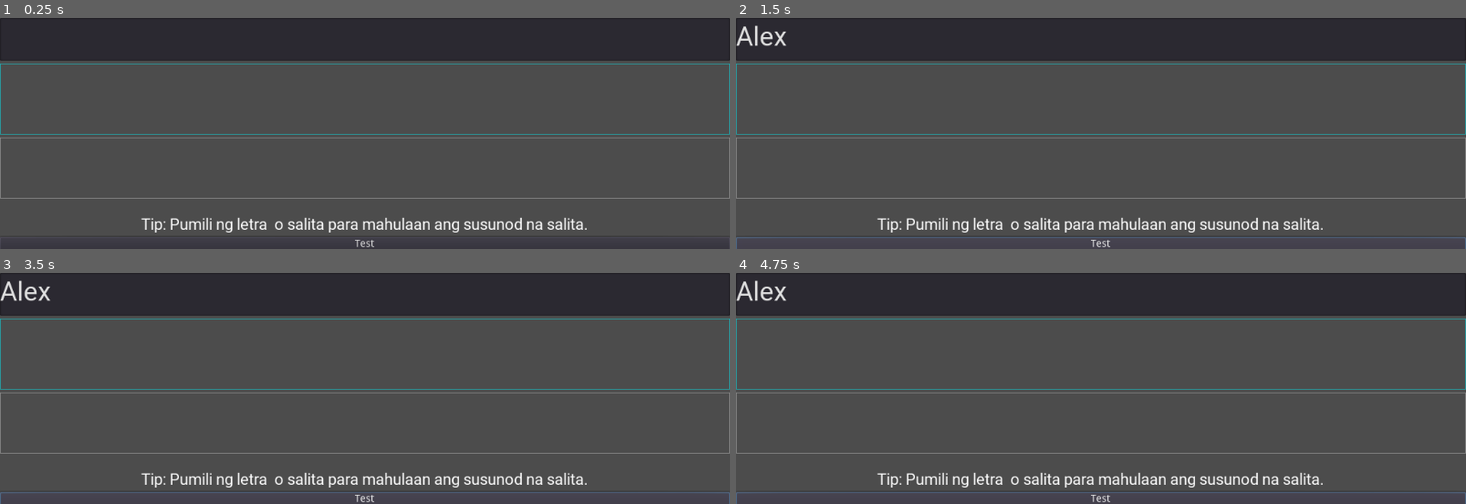
Above: before the commit, frames 1-4 (two rows, left to right).
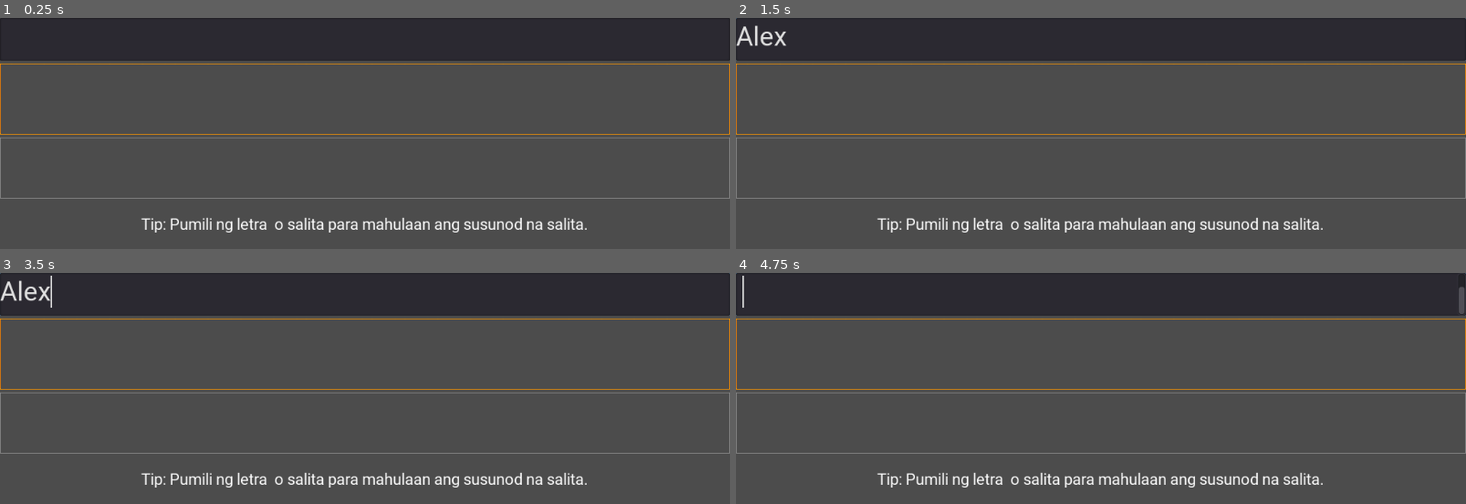
Above: after the commit, the same moments.

Repository: mjsolidarios/sulaisip
Game: Godot game, scene res://Main.tscn
The game is run twice, just before and just after one commit, with the same random seed, the same clock (stepped at 60 frames per second) and the same inputs.
Inputs (mouse positions are in pixels of both pictures, inside the frame that each line leads up to):
- Up to frame 1 (0.25 s): no input
- Up to frame 2 (1.5 s): click (1101, 38) at 0.52 s; type "Alex" at 0.6 s; click (1101, 244) at 1.25 s, where only the run before the commit has a clickable "Test"
- Up to frame 3 (3.5 s): click (365, 499) at 2 s, where only the run before the commit has a clickable "Test"; click (365, 499) at 2.75 s, where only the run before the commit has a clickable "Test"
- Up to frame 4 (4.75 s): tap Enter at 3.5 s; tap Space at 4.25 s

The runs differ from the first frame. In frame 1, 0.9% of the frame differs, in the area x 0-100%, y 19-100%; in frame 2, 1.3%; in frame 3, 1.4%; in frame 4, 1.7%, in the area x 0-100%, y 0-100%.
Error before the commit: Trying to assign value of type 'Nil' to a variable of type 'Dictionary'. (res://Main.gd:160)
Error after the commit: Trying to assign value of type 'Nil' to a variable of type 'Dictionary'. (res://Main.gd:176)

Commit message:
Updated functionality

Diff:
--- a/app/Main.gd
+++ b/app/Main.gd
@@ -10,6 +10,7 @@
 var query := {}
 var current_page = 0
 var next_characters:String = ""
+var thread
 
 export var websocket_url = "ws://127.0.0.1:1880/data"
 var _wsclient = WebSocketClient.new()
@@ -28,6 +29,8 @@
 onready var char_grid = button_char_keys_node
 
 var timer_started = false
+var timer_pressed_started = false
+var active_direction = "right"
 
 func _array_to_string(arr: Array) -> String:
 	var s = ""
@@ -52,8 +55,8 @@
 		current_page-=1
 	_populate_character_grid()
 
-func _moveto_next_button(direction="left"):
-	if direction=="left":
+func _moveto_next_button():
+	if active_direction=="left":
 		if active_group == "top":
 			active_button_top_index -= 1
 		else:
@@ -63,6 +66,13 @@
 			active_button_top_index += 1
 		else:
 			active_button_bottom_grid_index += 1
+
+	if active_button_top_index > 4:
+		active_button_top_index = 0
+	if active_button_bottom_grid_index > 7:
+		active_button_bottom_grid_index = 0
+
+	# print(active_button_top_index, ",", active_button_bottom_grid_index)
 
 
 func _del_char():
@@ -142,7 +152,13 @@
 		_create_control_button("next")
 		_create_control_button("del")
 
+func _python_server():
+	OS.execute("run_server.bat", [], false)
+
 func _ready():
+
+	thread = Thread.new()
+	thread.start(self, "_python_server")
 
 	_wsclient.connect("connection_closed", self, "_wsclosed")
 	_wsclient.connect("connection_error", self, "_wserror")
@@ -163,6 +179,8 @@
 	print(_wsclient)
 	# websocket
 
+func _exit_tree():
+	thread.wait_to_finish()
 
 func _input(event):
 	pass
@@ -214,22 +232,72 @@
 
 	var data = _wsclient.get_peer(1).get_packet().get_string_from_utf8()
 	var parsed_data = data.replace("[", "").replace("]", "").split(",")
-	var neutral = parsed_data[0].to_int()
-	var smile = parsed_data[1].to_int()
-	var left = parsed_data[2].to_int()
-	var right = parsed_data[3].to_int()
-	var push = parsed_data[4].to_int()
-	var pull = parsed_data[5].to_int()
-
-	if !timer_started:
-		$Timer.start()
-		timer_started = true
-	if smile > 50:
-		$Timer.start()
+#	var neutral = parsed_data[0].to_int()
+#	var smile = parsed_data[1].to_int()
+#	var left = parsed_data[2].to_int()
+#	var right = parsed_data[3].to_int()
+#	var push = parsed_data[4].to_int()
+#	var pull = parsed_data[5].to_int()
+
+	var blink = parsed_data[0].to_float()
+	var left = parsed_data[1].to_float()
+	var right = parsed_data[2].to_float()
+	var aX = abs(parsed_data[3].to_float())
+	var aY = abs(parsed_data[4].to_float())
+	var aZ = abs(parsed_data[5].to_float())
+
+	print("left: "+str(left),"|","right: "+str(right))
+
+#	if !timer_started:
+#		$Timer.start()
+#		timer_started = true
+
+#	if (left != 0 and !(left > 100)):
+#		print("left: "+str(left)) # move_right
+#		active_direction = "right"
+#		if !timer_started:
+#			$Timer.start()
+#	if (right != 0 and !(right > 100)):
+#		#print("right: "+str(right)) # move_left
+#		active_direction = "left"
+#		if !timer_started:
+#			$Timer.start()
+	if left > 0:
+		active_direction = "left"
+		if !timer_started:
+			$Timer.start()
+			timer_started = true
+	if right > 0:
+		active_direction = "right"
+		if !timer_started:
+			$Timer.start()
+			timer_started = true
+
+	if blink != 0 and blink == 100:
+		if !timer_pressed_started:
+			$TimerPressButton.start()
+			timer_pressed_started = true
+		blink = 0
+
+	var pitch = abs(atan2(-aX, aZ) * 180 / PI )
+	var roll = abs(atan2(-aY, aZ) * 180 / PI)
+	var pitch_to_rad = deg2rad(pitch)
+	var roll_to_rad = deg2rad(roll)
+	# print("pitch:"+str(pitch), " | roll:"+str(roll))
+
+#	if pitch < 50 and pitch > 30:
+#		active_group = "top"
+#	if pitch > 70:
+#		active_group = "bottom"
+	if roll > 20 and roll != 90:
+		#print(roll_to_rad)
+		if roll_to_rad > 1:
+			active_group = "top"
+		else:
+			active_group = "bottom"
 
 
 	# print(smile,",", left,",", right,",", push,",", pull)
-
 
 func _add_text_to_input(var character):
 	$VBoxContainer/TextEdit.text += character
@@ -281,21 +349,31 @@
 	if active_group == "top":
 		for i in text_suggestions_node.get_children():
 			if i.state == "hover":
-				print(i.get_node("TextureButton/Label").text)
+				# print(i.get_node("TextureButton/Label").text)
 				i.state = "pressed"
 				i.get_node("TextureButton").emit_signal("pressed")
 	else:
 		for i in button_char_keys_node.get_children():
 			if i.state == "hover":
 				i.state = "pressed"
-				print(i.get_node("TextureButton/Label").text)
+				# print(i.get_node("TextureButton/Label").text)
 				i.get_node("TextureButton").emit_signal("pressed")
-	active_button_top_index = 0
-	active_button_bottom_grid_index = 0
+	if active_button_top_index > 4:
+		active_button_top_index = 0
+	if active_button_bottom_grid_index > 7:
+		active_button_bottom_grid_index = 0
+	# print(active_button_top_index, ",", active_button_bottom_grid_index)
 
 func _on_Buttontest_pressed():
 	_press_active_button()
 
 func _on_Timer_timeout():
 	timer_started = false
-	print("Cycle complete")
+	print("Move started"+active_direction)
+	_moveto_next_button()
+	# print("Cycle complete")
+
+
+func _on_TimerPressButton_timeout():
+	timer_pressed_started = false
+	_press_active_button()
--- a/app/Main.tscn
+++ b/app/Main.tscn
@@ -27,8 +27,7 @@
 icon_prev = ExtResource( 10 )
 icon_next = ExtResource( 9 )
 active_group = "bottom"
-active_button_top_index = 3
-active_button_bottom_grid_index = 4
+active_button_bottom_grid_index = 1
 
 [node name="VBoxContainer" type="VBoxContainer" parent="."]
 anchor_right = 1.0
@@ -120,6 +119,7 @@
 valign = 1
 
 [node name="Buttontest" type="Button" parent="VBoxContainer"]
+visible = false
 margin_top = 308.0
 margin_right = 1024.0
 margin_bottom = 328.0
@@ -130,6 +130,10 @@
 [node name="Timer" type="Timer" parent="."]
 wait_time = 4.0
 
+[node name="TimerPressButton" type="Timer" parent="."]
+one_shot = true
+
 [connection signal="pressed" from="VBoxContainer/Buttontest" to="." method="_on_Buttontest_pressed"]
 [connection signal="request_completed" from="HTTPRequest" to="." method="_on_HTTPRequest_request_completed"]
 [connection signal="timeout" from="Timer" to="." method="_on_Timer_timeout"]
+[connection signal="timeout" from="TimerPressButton" to="." method="_on_TimerPressButton_timeout"]
Not shown, added: app/.gdignore
Binary file changed: app/images/rect.png
Not shown, added: app/run_server.bat
Not shown, changed: app/server/app.py
